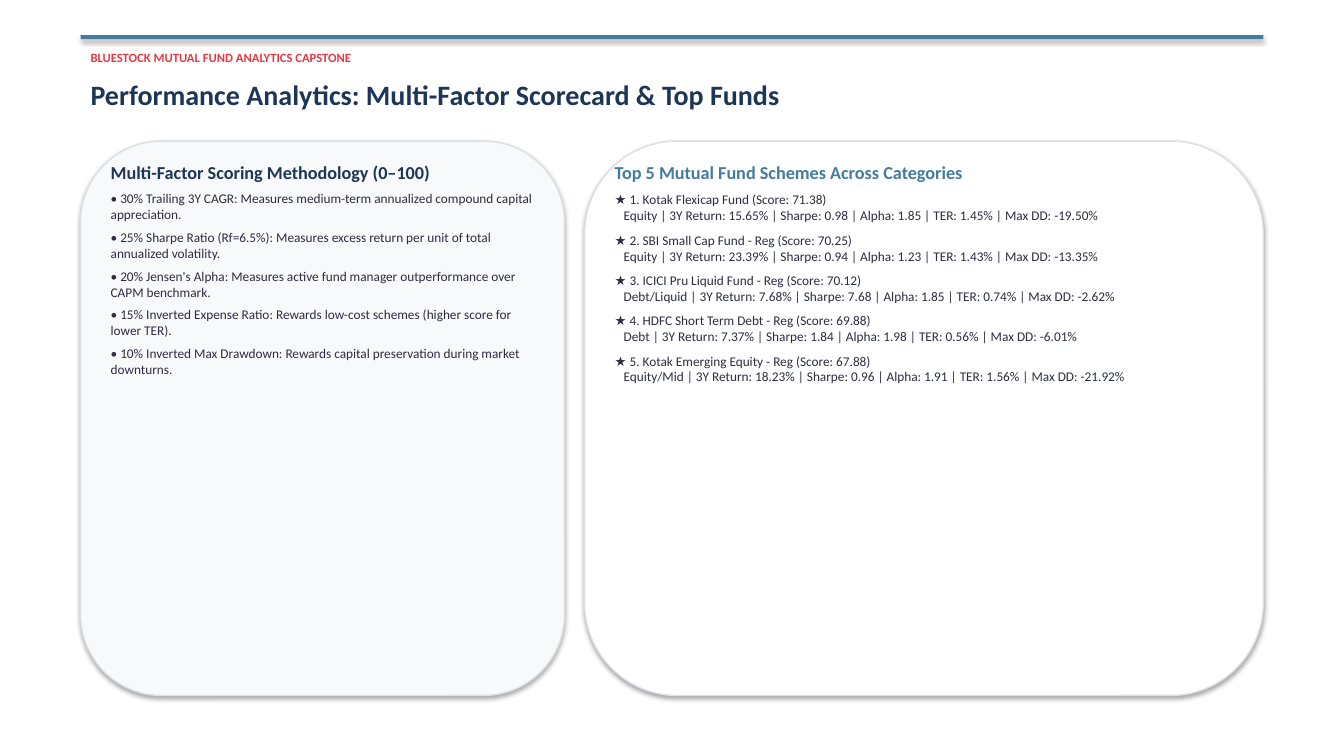
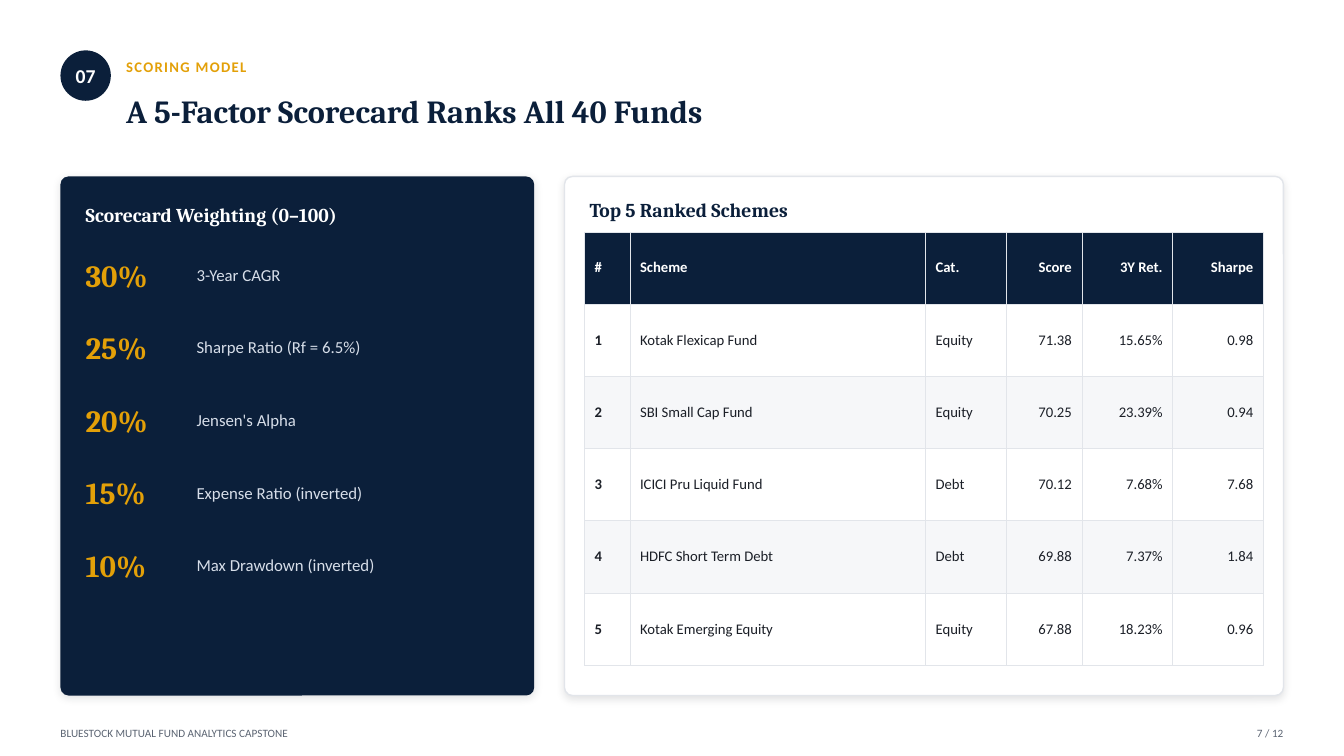
Before and after one commit to Varundeep09/bluestock-mf-capstone, a slide deck: slide 7 of reports/Bluestock_MF_Presentation.pptx. Drawn at 1344x756 pixels with LibreOffice and Linux fonts; fonts in the diff are those of the drawing. Boxes give left, top, right and bottom in pixels: in the first picture for what was removed or moved away, otherwise in the second. Text is boxed around its words. In the diff, an @@ line names an element or a change of style, - is before the commit and + after.

Commit message:
Day 7: Final presentation integrated and documentation aligned

```diff
--- a/reports/Bluestock_MF_Presentation.pptx
+++ b/reports/Bluestock_MF_Presentation.pptx
@@ rectangle removed at [0,0,1344,756] @@
@@ ellipse added at [60,50,111,101], fill #0B1F3A @@
@@ rectangle removed at [81,35,1263,39] @@
@@ text added at [76,70,96,83], 14 pt, text #FFFFFF, bold @@
+07
@@ text "A 5-Factor Scorecard Ranks All ..." at [126,100,702,124]: vertical alignment top to middle @@
@@ text added at [126,62,247,72], 10.5 pt, text #E3A008, bold @@
+SCORING MODEL
@@ text at [126,100,702,124]: text changed; size 20 to 23 pt; font Calibri to Cambria; text colour #1D3557 to #0B1F3A @@
-Performance Analytics: Multi-Factor Scorecard & Top Funds
+A 5-Factor Scorecard Ranks All 40 Funds
@@ rounded rectangle: place and size @@
-rounded rectangle at [81,141,565,696]
+rounded rectangle at [60,176,534,696]
@@ rounded rectangle at [60,176,534,696]: fill #F8F9FA to #0B1F3A; outline #DCE0E6 1 pt to none; shadow changed; proportions changed @@
@@ text removed at [111,165,532,374] @@
-Multi-Factor Scoring Methodology (0–100)
-• 30% Trailing 3Y CAGR: Measures medium-term annualized compound capital appreciation.
-• 25% Sharpe Ratio (Rf=6.5%): Measures excess return per unit of total annualized volatility.
-• 20% Jensen's Alpha: Measures active fund manager outperformance over CAPM benchmark.
-• 15% Inverted Expense Ratio: Rewards low-cost schemes (higher score for lower TER).
-• 10% Inverted Max Drawdown: Rewards capital preservation during market downturns.
@@ rounded rectangle: place and size @@
-rounded rectangle at [585,141,1263,696]
+rounded rectangle at [565,176,1284,696]
@@ rounded rectangle at [565,176,1284,696]: outline #DCE0E6 1 pt to #E2E5EA 1 pt; shadow changed; proportions changed @@
@@ text removed at [615,166,1125,383] @@
-Top 5 Mutual Fund Schemes Across Categories
-★ 1. Kotak Flexicap Fund (Score: 71.38)
-Equity | 3Y Return: 15.65% | Sharpe: 0.98 | Alpha: 1.85 | TER: 1.45% | Max DD: -19.50%
-★ 2. SBI Small Cap Fund - Reg (Score: 70.25)
-Equity | 3Y Return: 23.39% | Sharpe: 0.94 | Alpha: 1.23 | TER: 1.43% | Max DD: -13.35%
-★ 3. ICICI Pru Liquid Fund - Reg (Score: 70.12)
-Debt/Liquid | 3Y Return: 7.68% | Sharpe: 7.68 | Alpha: 1.85 | TER: 0.74% | Max DD: -2.62%
-★ 4. HDFC Short Term Debt - Reg (Score: 69.88)
-Debt | 3Y Return: 7.37% | Sharpe: 1.84 | Alpha: 1.98 | TER: 0.56% | Max DD: -6.01%
-★ 5. Kotak Emerging Equity - Reg (Score: 67.88)
-Equity/Mid | 3Y Return: 18.23% | Sharpe: 0.96 | Alpha: 1.91 | TER: 1.56% | Max DD: -21.92%
@@ text added at [86,208,337,226], 14 pt, text #FFFFFF, bold @@
+Scorecard Weighting (0–100)
@@ text added at [590,203,787,221], 14 pt, text #0B1F3A, bold @@
+Top 5 Ranked Schemes
@@ table added at [585,232,1263,665], 6 rows, 6 columns @@
+# | Scheme | Cat. | Score | 3Y Ret. | Sharpe
+1 | Kotak Flexicap Fund | Equity | 71.38 | 15.65% | 0.98
+2 | SBI Small Cap Fund | Equity | 70.25 | 23.39% | 0.94
+3 | ICICI Pru Liquid Fund | Debt | 70.12 | 7.68% | 7.68
+4 | HDFC Short Term Debt | Debt | 69.88 | 7.37% | 1.84
+5 | Kotak Emerging Equity | Equity | 67.88 | 18.23% | 0.96
@@ text added at [86,266,148,288], 22 pt, text #E3A008, bold @@
+30%
@@ text added at [197,270,280,281], 12 pt, text #D7DEE9 @@
+3-Year CAGR
@@ text added at [86,338,148,360], 22 pt, text #E3A008, bold @@
+25%
@@ text added at [197,341,360,356], 12 pt, text #D7DEE9 @@
+Sharpe Ratio (Rf = 6.5%)
@@ text added at [86,411,148,433], 22 pt, text #E3A008, bold @@
+20%
@@ text added at [197,414,296,429], 12 pt, text #D7DEE9 @@
+Jensen's Alpha
@@ text added at [86,483,146,505], 22 pt, text #E3A008, bold @@
+15%
@@ text added at [197,487,363,502], 12 pt, text #D7DEE9 @@
+Expense Ratio (inverted)
@@ text added at [86,556,146,578], 22 pt, text #E3A008, bold @@
+10%
@@ text added at [197,559,375,573], 12 pt, text #D7DEE9 @@
+Max Drawdown (inverted)
@@ text "BLUESTOCK MUTUAL FUND ANALYTICS CAPSTONE": place and size @@
-text "BLUESTOCK MUTUAL FUND ANALYTICS CAPSTONE" at [91,53,351,62]
+text "BLUESTOCK MUTUAL FUND ANALYTICS CAPSTONE" at [60,730,288,737]
@@ text "BLUESTOCK MUTUAL FUND ANALYTICS CAPSTONE" at [60,730,288,737]: size 9 to 8 pt, text colour #E63946 to #5B6472, bold off; vertical alignment top to middle @@
@@ text added at [1257,730,1283,737], 8 pt, text #5B6472 @@
+7 / 12
```
Also in this commit, not shown: 5 other slides changed, 6 slides added, 6 slides removed, 3 other files.
